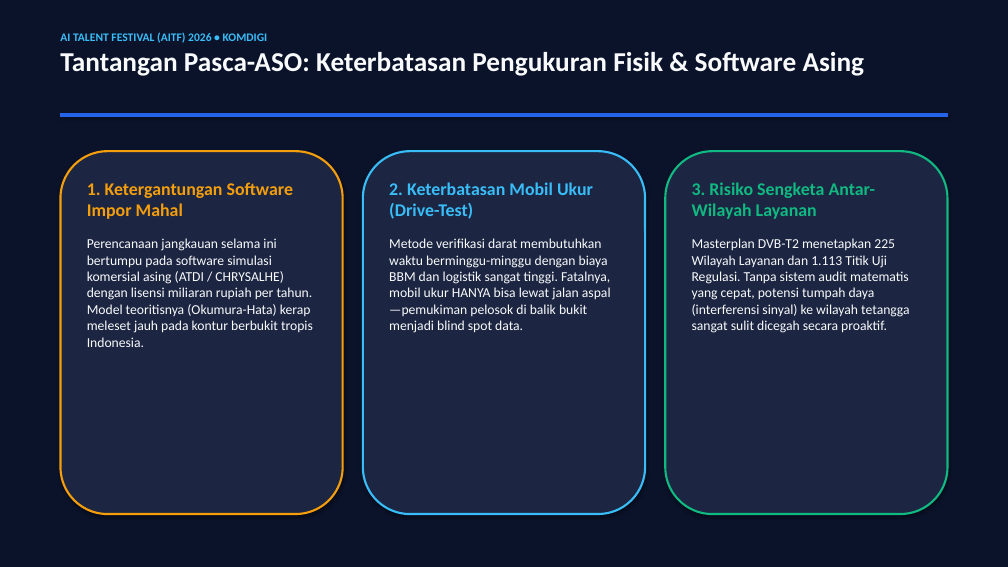
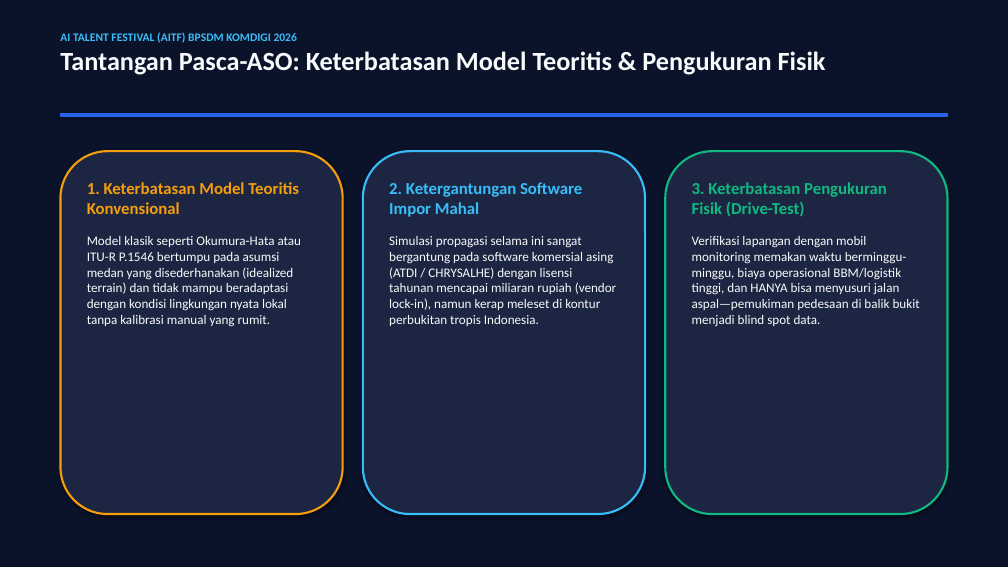
Before and after one commit to afissutaleal/dvbt2, a slide deck: slide 2 of docs/PRESENTASI_REALFIELDAI.pptx. Drawn at 1008x567 pixels with LibreOffice and Linux fonts; fonts in the diff are those of the drawing. Boxes give left, top, right and bottom in pixels: in the first picture for what was removed or moved away, otherwise in the second. Text is boxed around its words. In the diff, an @@ line names an element or a change of style, - is before the commit and + after.

```diff
--- a/docs/PRESENTASI_REALFIELDAI.pptx
+++ b/docs/PRESENTASI_REALFIELDAI.pptx
@@ text at bbox=[60, 32, 826, 75]: text changed; size 26 to 25 pt @@
-AI TALENT FESTIVAL (AITF) 2026 • KOMDIGI
-Tantangan Pasca-ASO: Keterbatasan Pengukuran Fisik & Software Asing
+AI TALENT FESTIVAL (AITF) BPSDM KOMDIGI 2026
+Tantangan Pasca-ASO: Keterbatasan Model Teoritis & Pengukuran Fisik
@@ text at bbox=[87, 182, 302, 327]: text changed; size 13 to 12.5 pt @@
-1. Ketergantungan Software Impor Mahal
-Perencanaan jangkauan selama ini bertumpu pada software simulasi komersial asing (ATDI / CHRYSALHE) dengan lisensi miliaran rupiah per tahun. Model teoritisnya (Okumura-Hata) kerap meleset jauh pada kontur berbukit tropis Indonesia.
+1. Keterbatasan Model Teoritis Konvensional
+Model klasik seperti Okumura-Hata atau ITU-R P.1546 bertumpu pada asumsi medan yang disederhanakan (idealized terrain) dan tidak mampu beradaptasi dengan kondisi lingkungan nyata lokal tanpa kalibrasi manual yang rumit.
@@ text at bbox=[389, 182, 617, 326]: text changed; size 13 to 12.5 pt @@
-2. Keterbatasan Mobil Ukur (Drive-Test)
-Metode verifikasi darat membutuhkan waktu berminggu-minggu dengan biaya BBM dan logistik sangat tinggi. Fatalnya, mobil ukur HANYA bisa lewat jalan aspal—pemukiman pelosok di balik bukit menjadi blind spot data.
+2. Ketergantungan Software Impor Mahal
+Simulasi propagasi selama ini sangat bergantung pada software komersial asing (ATDI / CHRYSALHE) dengan lisensi tahunan mencapai miliaran rupiah (vendor lock-in), namun kerap meleset di kontur perbukitan tropis Indonesia.
@@ text at bbox=[692, 182, 920, 327]: text changed; size 13 to 12.5 pt @@
-3. Risiko Sengketa Antar-Wilayah Layanan
-Masterplan DVB-T2 menetapkan 225 Wilayah Layanan dan 1.113 Titik Uji Regulasi. Tanpa sistem audit matematis yang cepat, potensi tumpah daya (interferensi sinyal) ke wilayah tetangga sangat sulit dicegah secara proaktif.
+3. Keterbatasan Pengukuran Fisik (Drive-Test)
+Verifikasi lapangan dengan mobil monitoring memakan waktu berminggu-minggu, biaya operasional BBM/logistik tinggi, dan HANYA bisa menyusuri jalan aspal—pemukiman pedesaan di balik bukit menjadi blind spot data.
```
Also in this commit, not shown: 4 other slides changed, 2 slides added, 2 slides removed, 2 other files.
